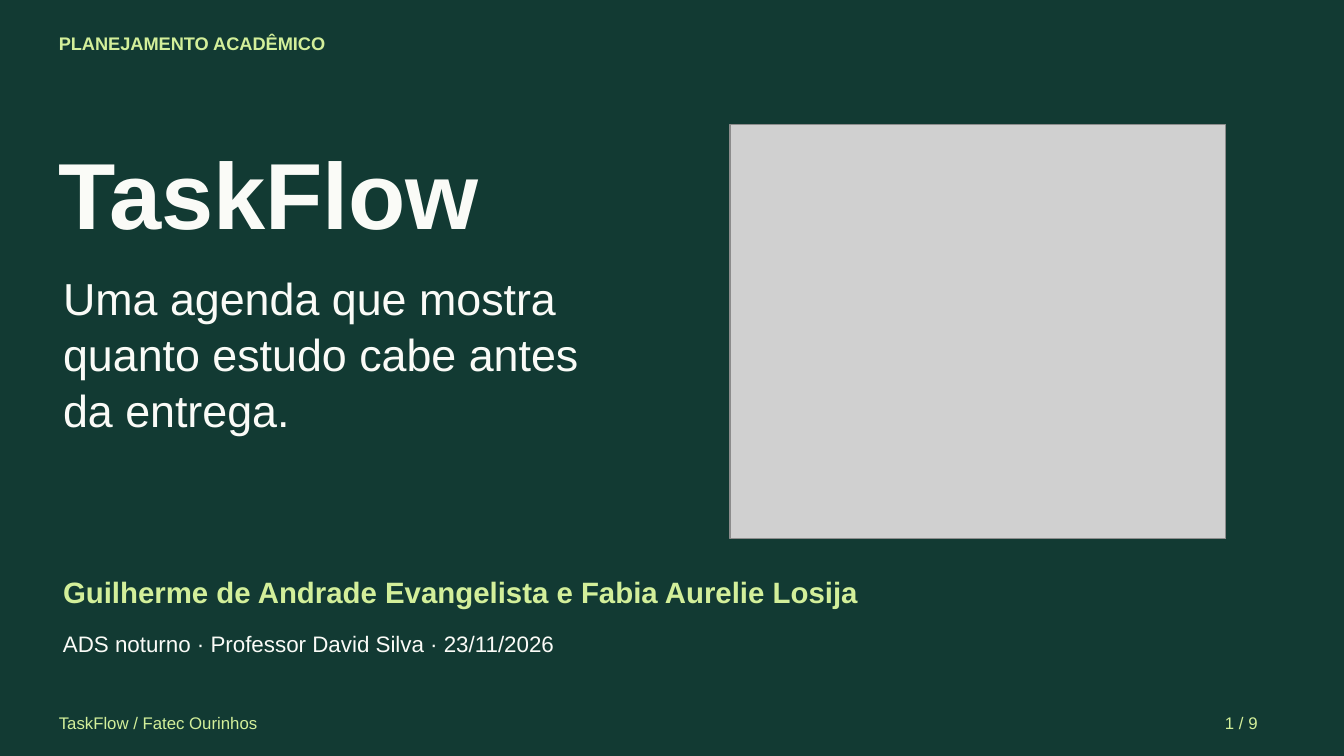
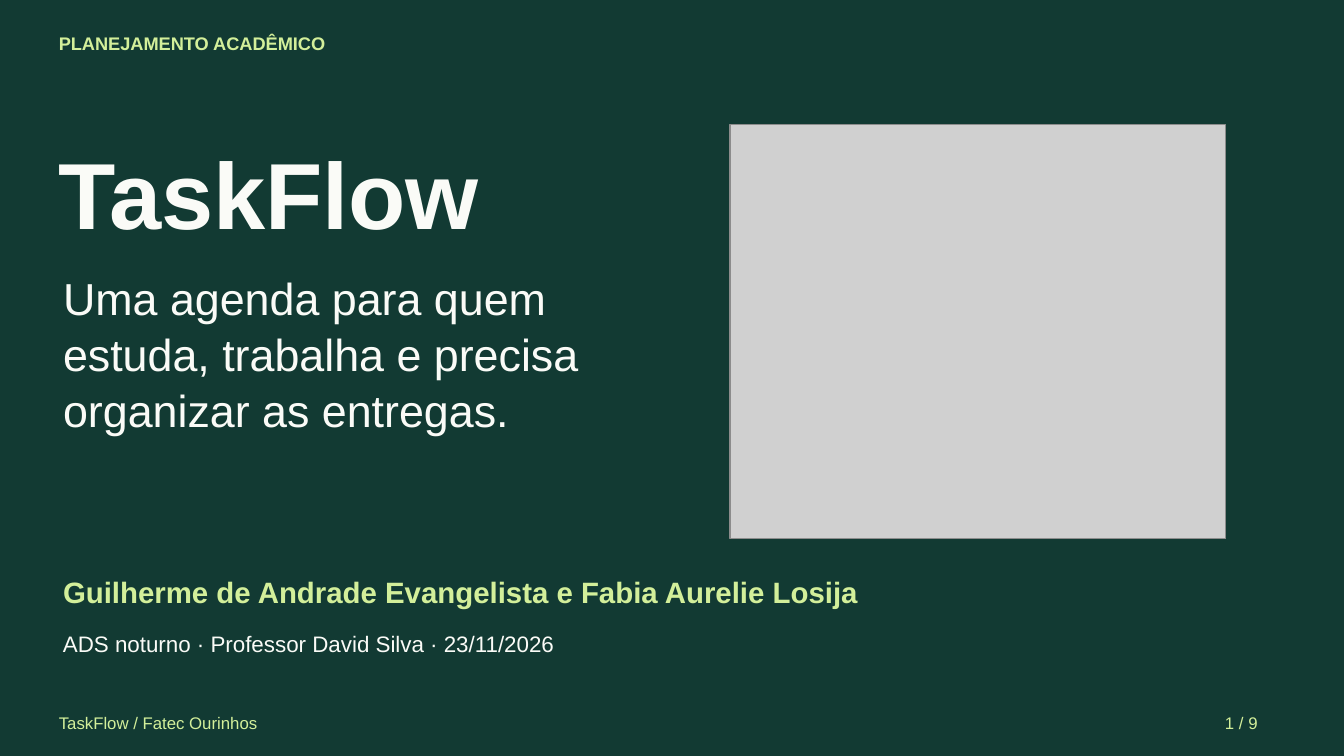
Before and after one commit to Guilherme2846/TaskFlow, a slide deck: slide 1 of docs/TaskFlow_Apresentacao.pptx. Drawn at 1344x756 pixels with LibreOffice and Linux fonts; fonts in the diff are those of the drawing; grey boxes stand for pictures. Boxes give left, top, right and bottom in pixels: in the first picture for what was removed or moved away, otherwise in the second. Text is boxed around its words. In the diff, an @@ line names an element or a change of style, - is before the commit and + after.

```diff
--- a/docs/TaskFlow_Apresentacao.pptx
+++ b/docs/TaskFlow_Apresentacao.pptx
@@ text at box(63, 282, 546, 323): text changed @@
-Uma agenda que mostra
+Uma agenda para quem
@@ text at box(63, 338, 578, 379): text changed @@
-quanto estudo cabe antes
+estuda, trabalha e precisa
@@ text at box(63, 394, 509, 435): text changed @@
-da entrega.
+organizar as entregas.
```
Also in this commit, not shown: 2 other slides changed, 2 other files.
